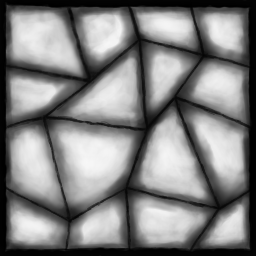
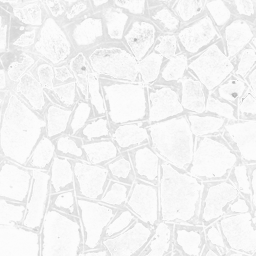
The second 256 x 256 image is a revision of the first. Changes to its layers:
added layer "Layer 6" above "Layer 5" over (x1=0, y1=0, x2=256, y2=256)
added layer "Layer 5" above "Layer 2" over (x1=0, y1=0, x2=256, y2=256)
showed "Layer 2" over (x1=4, y1=4, x2=251, y2=251)
hid group "Group 1" (3 layers) over (x1=0, y1=0, x2=256, y2=256)
